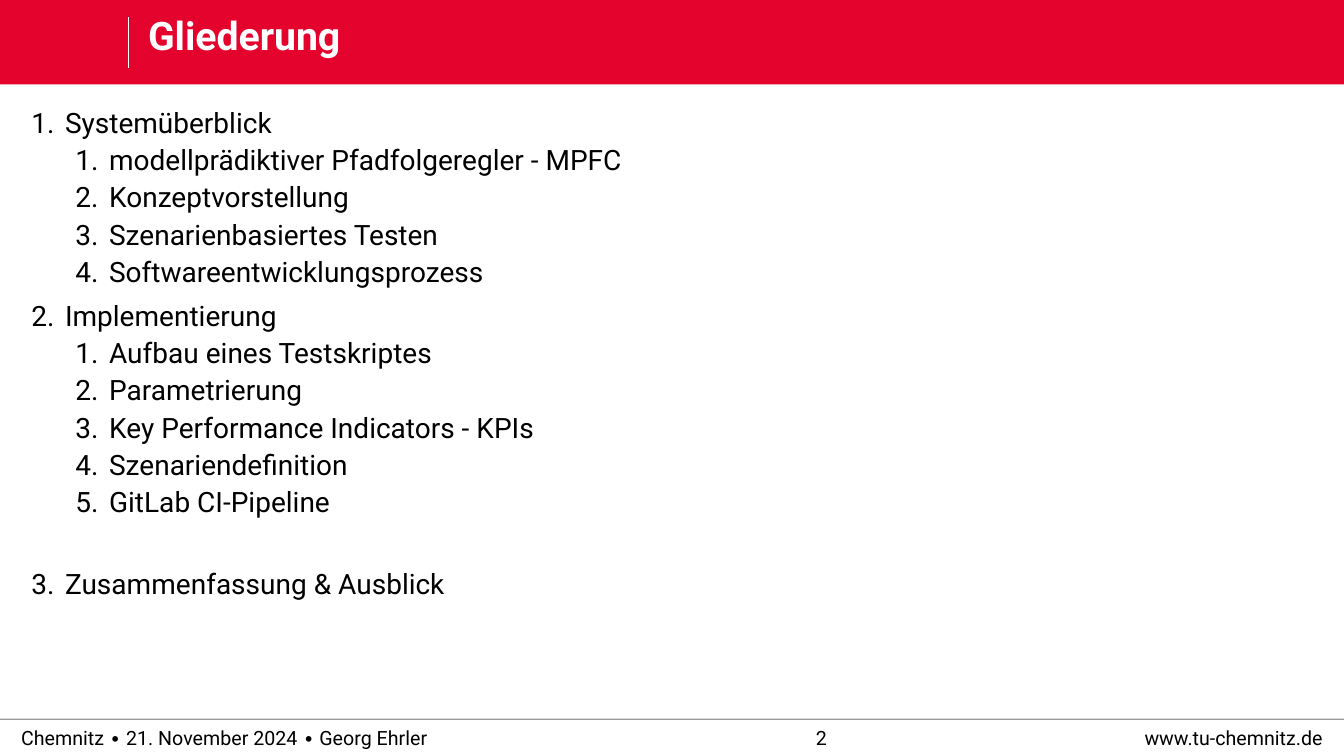
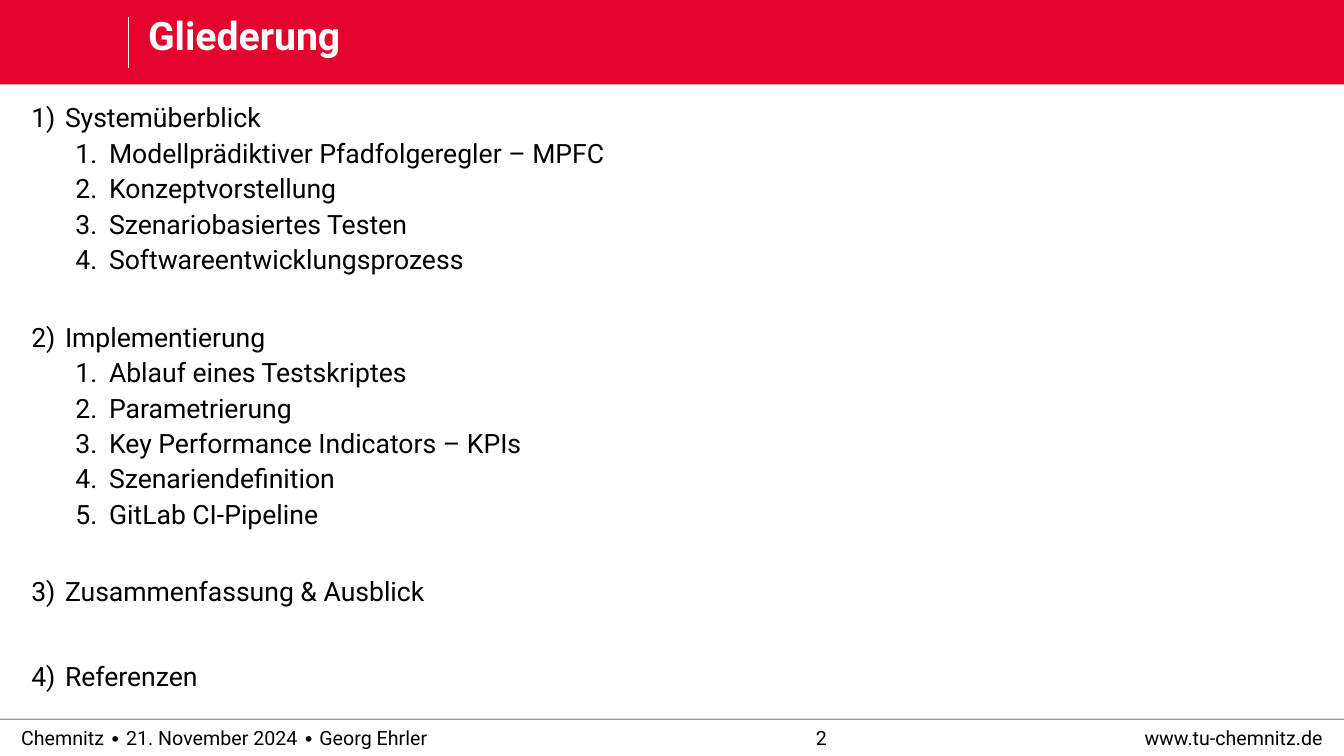
Before and after one commit to derEhrler/ACSDthesis_edited, a slide deck: slide 2 of defense/praktikum_defense.pptx. Drawn at 1344x756 pixels with LibreOffice and Linux fonts; fonts in the diff are those of the drawing; background and template pictures are left out. Boxes give left, top, right and bottom in pixels: in the first picture for what was removed or moved away, otherwise in the second. Text is boxed around its words. In the diff, an @@ line names an element or a change of style, - is before the commit and + after.

```diff
--- a/defense/praktikum_defense.pptx
+++ b/defense/praktikum_defense.pptx
@@ text at [65,107,463,607]: size 20 to 19 pt in "Systemüberblick", "Konzeptvorstellung", "Softwareentwicklungsprozess", "Implementierung" and 4 more places; bullet 1. to 1); line spacing 0.9 to 0.89 @@
@@ text at [109,142,604,169]: text changed; size 20 to 19 pt @@
-  1. modellprädiktiver Pfadfolgeregler - MPFC
+  1. Modellprädiktiver Pfadfolgeregler – MPFC
@@ text at [109,214,407,235]: text changed; size 20 to 19 pt @@
-  3. Szenarienbasiertes Testen
+  3. Szenariobasiertes Testen
@@ text at [109,361,407,388]: text changed; size 20 to 19 pt @@
-  1. Aufbau eines Testskriptes
+  1. Ablauf eines Testskriptes
@@ text at [109,432,521,459]: text changed; size 20 to 19 pt @@
-  3. Key Performance Indicators - KPIs
+  3. Key Performance Indicators – KPIs
@@ text at [65,665,198,687]: paragraph added @@
+4) Referenzen
```
Also in this commit, not shown: 10 other slides changed, 2 slides added, 3 slides removed.
